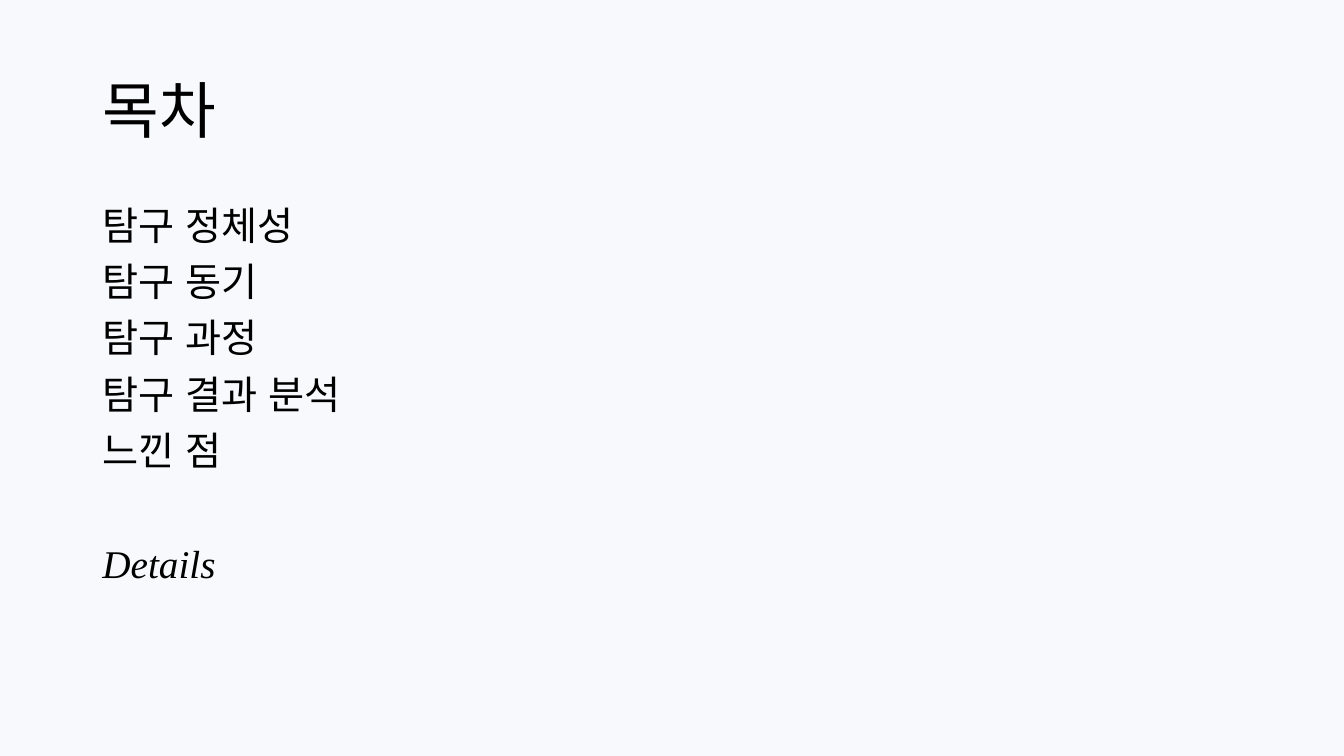
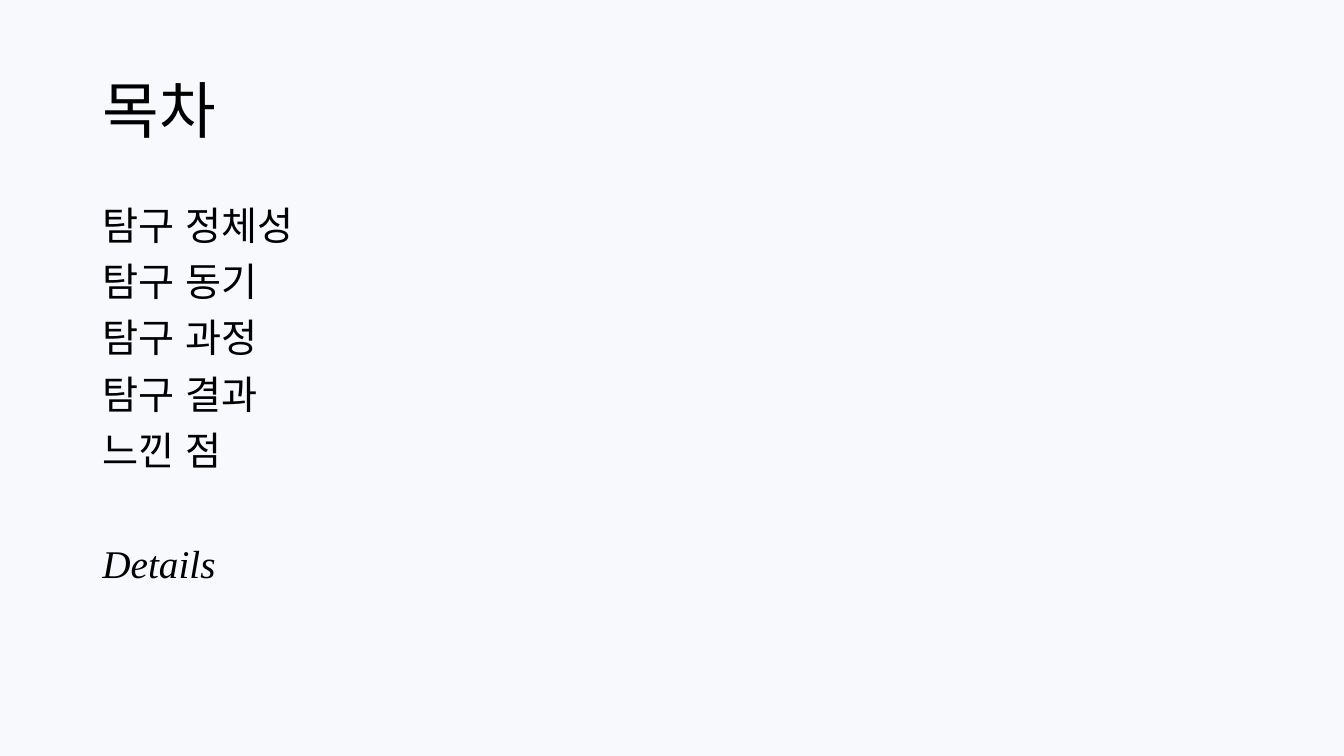
Before and after one commit to ohyunu525/KK-AI, a slide deck: slide 2 of Documents/보고서 파일.pptx. Drawn at 1344x756 pixels with LibreOffice and Linux fonts; fonts in the diff are those of the drawing. Boxes give left, top, right and bottom in pixels: in the first picture for what was removed or moved away, otherwise in the second. Text is boxed around its words. In the diff, an @@ line names an element or a change of style, - is before the commit and + after.

```diff
--- a/Documents/보고서 파일.pptx
+++ b/Documents/보고서 파일.pptx
@@ text at bbox=[102, 376, 257, 412]: text changed @@
-탐구 결과 분석
+탐구 결과
```
Also in this commit, not shown: 2 other slides changed, 1 slide added.
